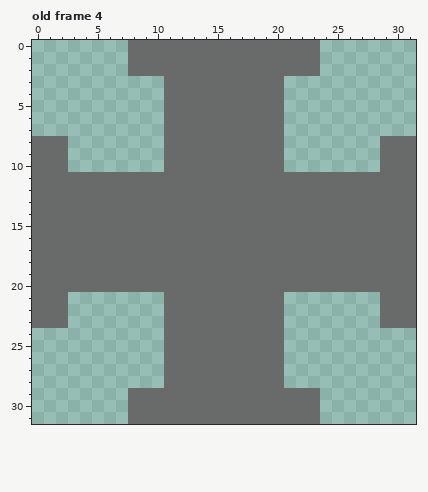
Edited in one commit: pixel-art file (Sprites/canos.aseprite). The first picture shows the starting point.
32x32 pixels, 4 frames. Shown: old frame 4. The commit also changed other frames, which this record leaves out.
And afterwards:
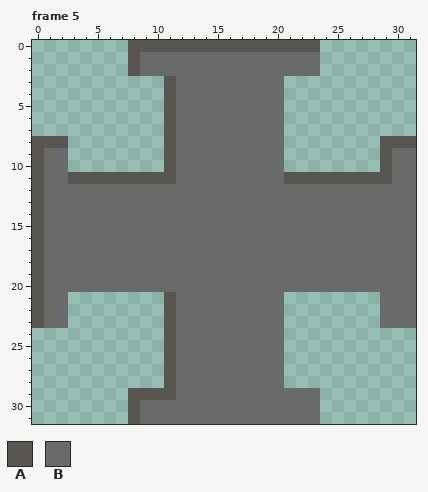
Palette (. is transparent): A #595652  B #696a6a
A new or re-ordered frame is compared with the old frame closest to it.
Difference:
frames 4 -> 5
Frame 5 is new; against old frame 4, layer "full":
Colour B becomes colour A in row 0 at x 8 to 23; in rows 1 to 2 at x 8; in rows 3 to 7 at x 11; in row 8 at x 0 to 2, 11 and 29 to 31; in rows 9 to 10 at x 0, 11 and 29; in row 11 at x 0, 3 to 11 and 21 to 29.
Colour B becomes colour A in rows 12 to 20 at x 0; in rows 21 to 23 at x 0 and 11; in rows 24 to 28 at x 11; in row 29 at x 8 to 11; in rows 30 to 31 at x 8.
Boxes around the changes in both pictures, in picture pixels (x1, y1, x2, y2):
changed: (32, 40, 416, 424)
